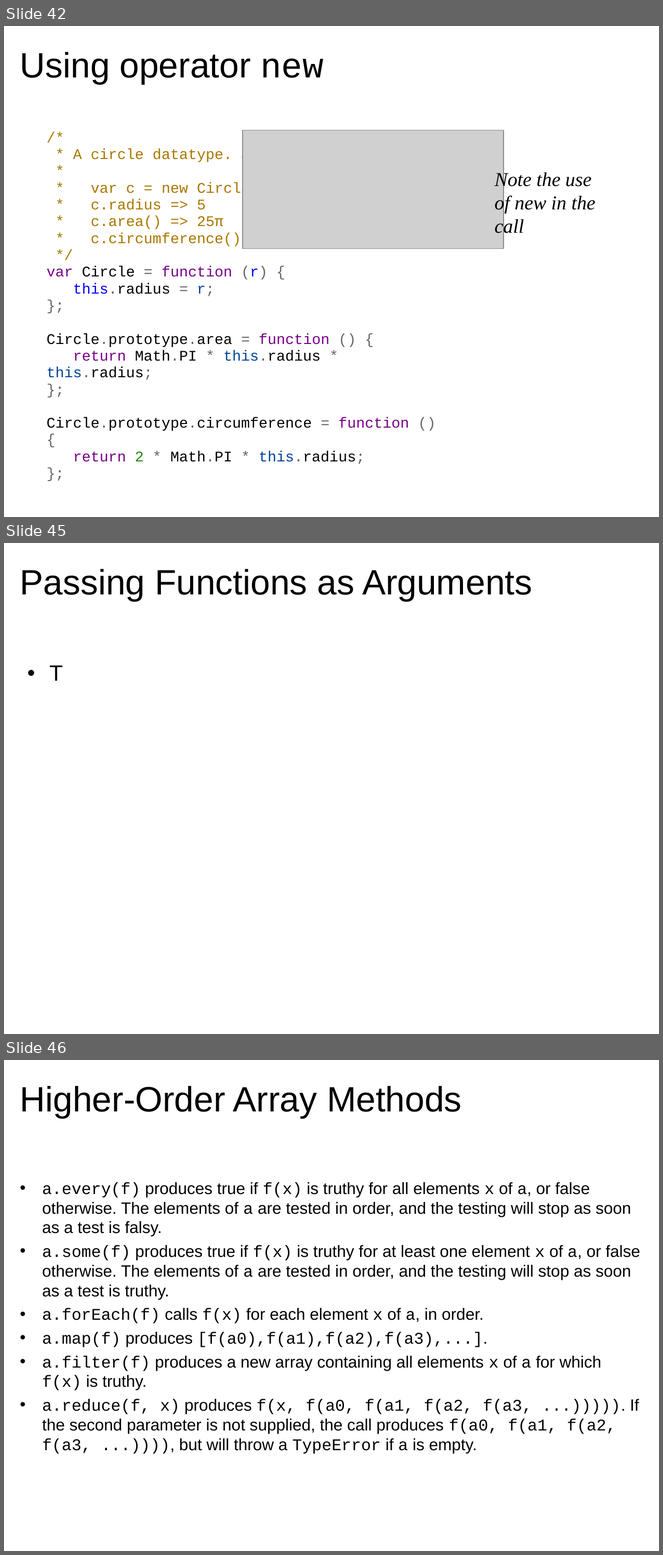
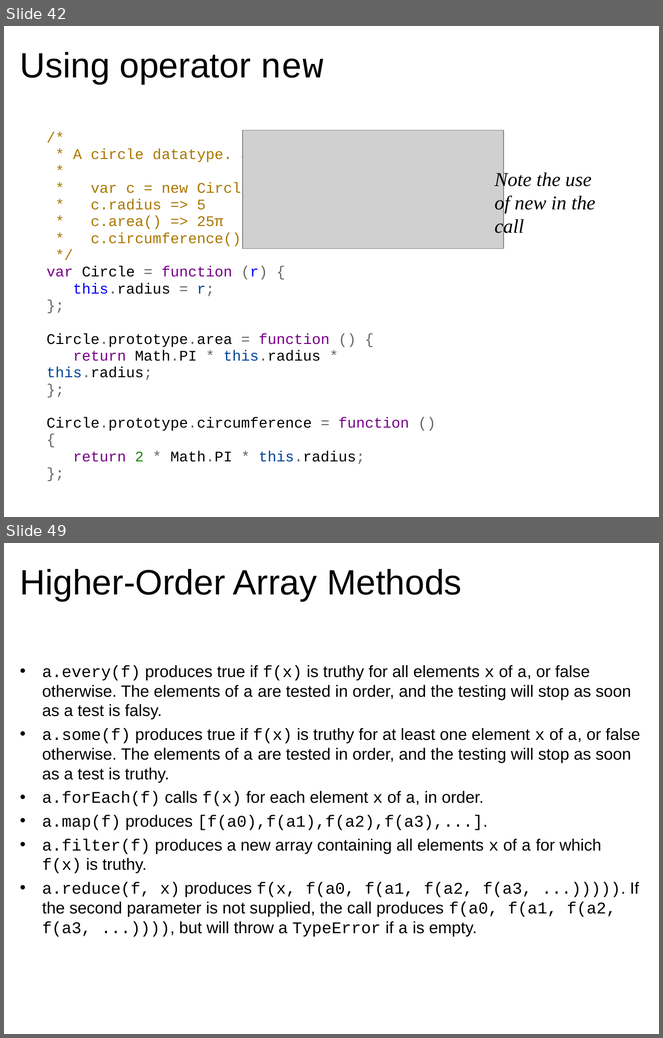
Before and after one commit to dondi/javascript-book, a slide deck: presentations/Chapter_5_Presentation.ppt. Shown one above the other, each under a label of ours: slides 42, 45 and 46 before the commit, slides 42 and 49 after it; the slides between them are not shown. The pictures are 663x1555 and 663x1038 pixels, drawn with LibreOffice and Linux fonts; fonts in the diff are those of the drawing; grey boxes stand for pictures; background and template pictures are left out. Boxes give left, top, right and bottom in pixels: in the first picture for what was removed or moved away, otherwise in the second. Text is boxed around its words. In the diff, an @@ line names an element or a change of style, - is before the commit and + after.

```diff
--- a/presentations/Chapter_5_Presentation.ppt
+++ b/presentations/Chapter_5_Presentation.ppt
@@ slide 45 removed at (4,543,659,1034), background picture (left out) @@
@@ title removed at (20,569,532,601) @@
-Passing Functions as Arguments
@@ text removed at (49,665,63,681) @@
-  • T
@@ what was slide 46 is now slide 49 @@
```
Also in this commit, not shown: 2 slides changed, 5 slides added, 1 other slide removed.
